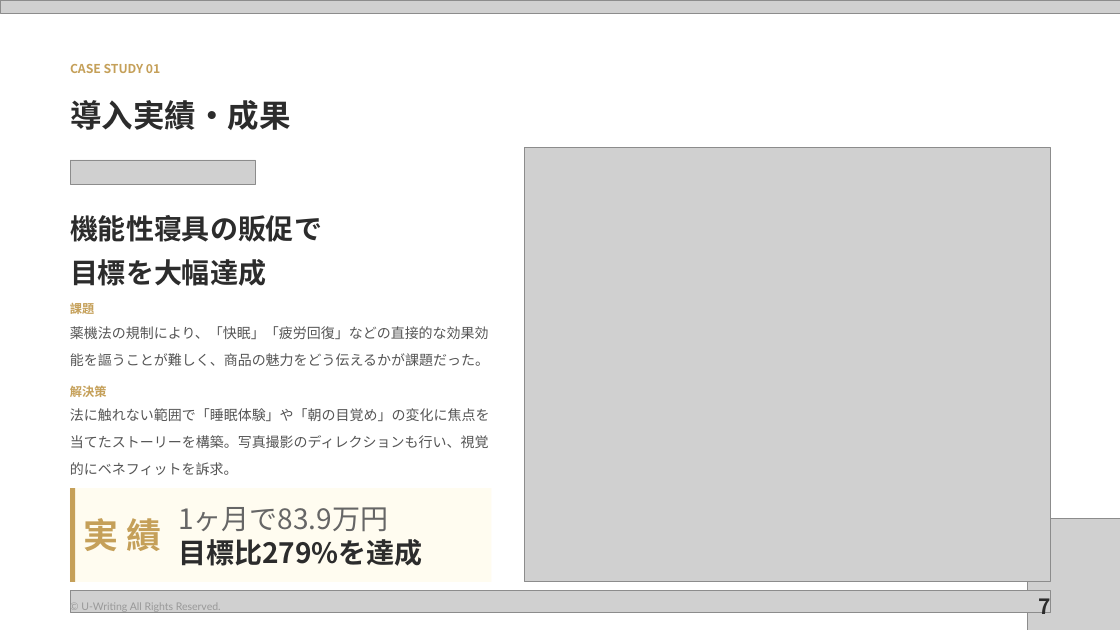
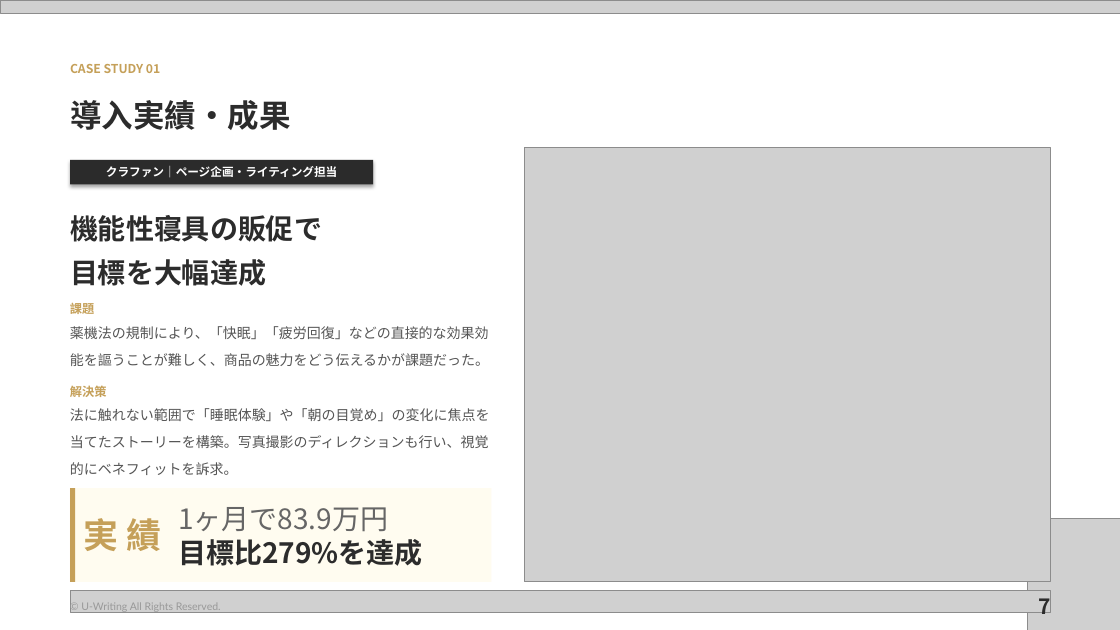
Before and after one commit to coderyu8-ship-it/claude-code-project, a slide deck: slide 7 of sales/U-writing_sales_v2.pptx. Drawn at 1120x630 pixels with LibreOffice and Linux fonts; fonts in the diff are those of the drawing; grey boxes stand for pictures; background and template pictures are left out. Boxes give left, top, right and bottom in pixels: in the first picture for what was removed or moved away, otherwise in the second. Text is boxed around its words. In the diff, an @@ line names an element or a change of style, - is before the commit and + after.

```diff
--- a/sales/U-writing_sales_v2.pptx
+++ b/sales/U-writing_sales_v2.pptx
@@ picture removed at box(70, 160, 255, 184) @@
@@ rectangle added at box(70, 160, 373, 184), fill #2B2B2B, 10 pt, text #FFFFFF, bold @@
+クラファン｜ページ企画・ライティング担当
```
Also in this commit, not shown: 7 other slides changed, 1 slide added, 4 other files.
